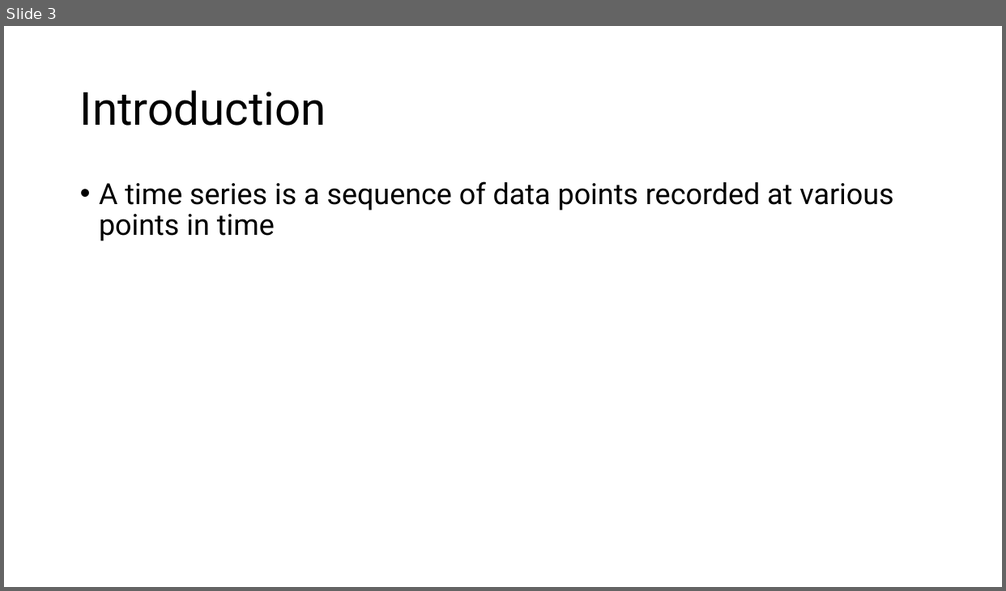
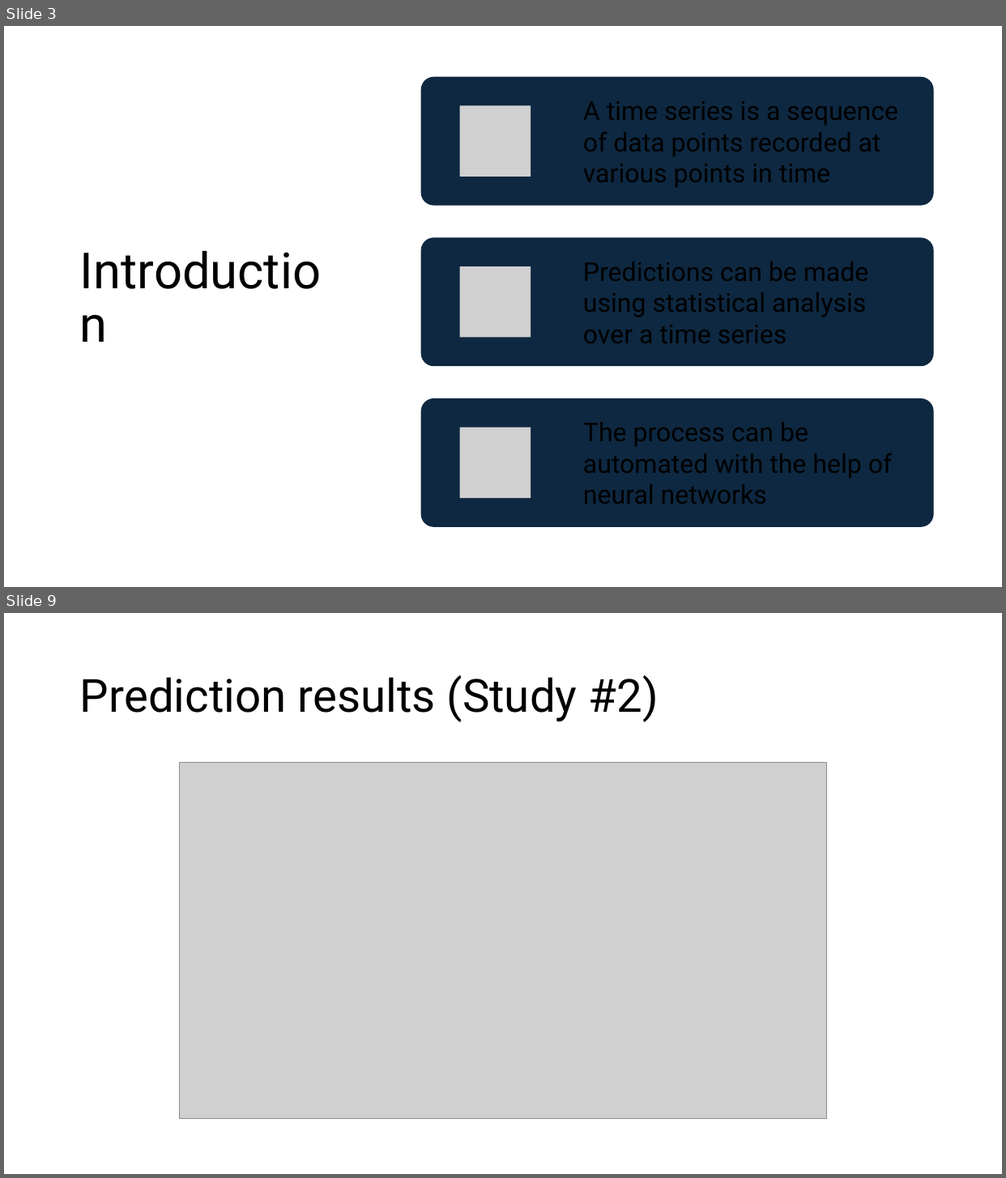
Before and after one commit to somecomfyguy/Project_IA2, a slide deck: meche_mircea_project_ia2.pptx. Shown one above the other, each under a label of ours: slide 3 before the commit, slides 3 and 9 after it; the slides between them are not shown. The pictures are 1006x591 and 1006x1178 pixels, drawn with LibreOffice and Linux fonts; fonts in the diff are those of the drawing; grey boxes stand for pictures. Boxes give left, top, right and bottom in pixels: in the first picture for what was removed or moved away, otherwise in the second. Text is boxed around its words. In the diff, an @@ line names an element or a change of style, - is before the commit and + after.

```diff
--- a/meche_mircea_project_ia2.pptx
+++ b/meche_mircea_project_ia2.pptx
@@ slide 9 added at [4, 613, 1002, 1174], background #FFFFFF @@
@@ title added at [80, 675, 658, 722], 44 pt, text #000000 @@
+Prediction results (Study #2)
@@ picture added at [179, 763, 827, 1119] @@
@@ slide 3 changed as well @@
@@ title "Introduction": place and size @@
-title "Introduction" at [80, 90, 326, 126]
+title "Introduction" at [73, 71, 349, 527]
@@ title "Introduction" at [73, 71, 349, 527]: size 44 to 48 pt @@
@@ text removed at [99, 182, 893, 241] @@
-• A time series is a sequence of data points recorded at various points in time
@@ group added at [421, 77, 934, 527]: 3 rounded rectangles, 3 pictures @@
```
Also in this commit, not shown: 3 other slides changed, 6 other slides added, 3 slides removed, 1 other file.
